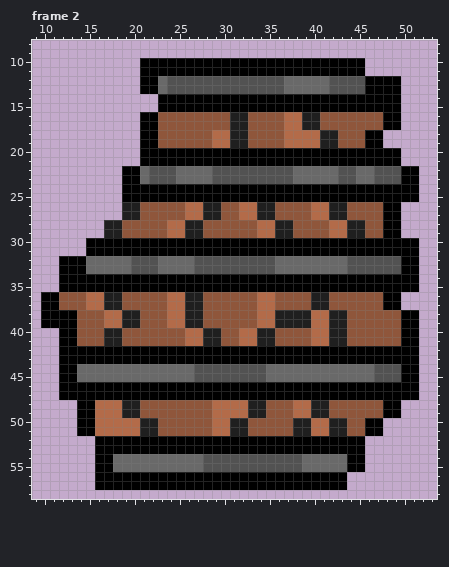
Two versions of one pixel-art file, Aseprite/DestroyedObjects.aseprite. Above is the file before it was changed.
64x64 pixels, 2 frames. Colours within 5 levels of each other are drawn and written as one. Shown: frame 2: x 9..53, y 8..58. The commit also changed other frames, which this record leaves out.
Now the later version:
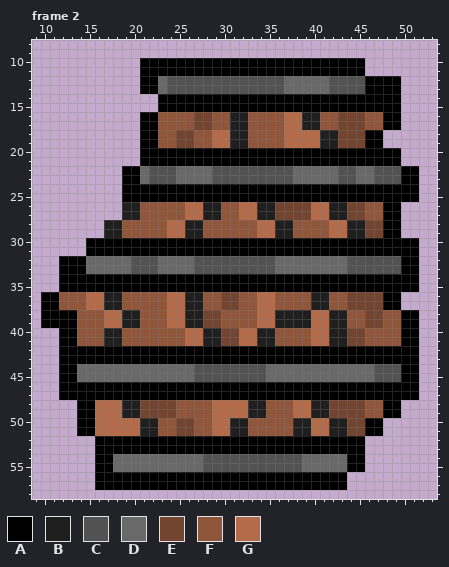
Palette (. is transparent): A #000000  B #1f1f1f  C #525252  D #696969  E #73442f  F #8f563b  G #b36b49
Difference:
Changed rows in their new state; - is an unchanged pixel.
Frame 2:
first column x 25:
16 --EE--------------EEE
17 --EE--------------EEE
18 EE----------------EEE
19 EE----------------EEE
first column x 36:
26 EEEE----EE--
27 EEEE----EE--
28 ----------EE
29 ----------EE
first column x 28:
36 --EE------------EEEE
37 --EE------------EEEE
38 EE----------------EE
39 EE----------------EE
40 --EE------------EE--
41 --EE------------EE--
first column x 21:
48 EEEE-----------------EEEE
49 EEEE-----------------EEEE
50 ----EE-----------------EE
51 ----EE-----------------EE
